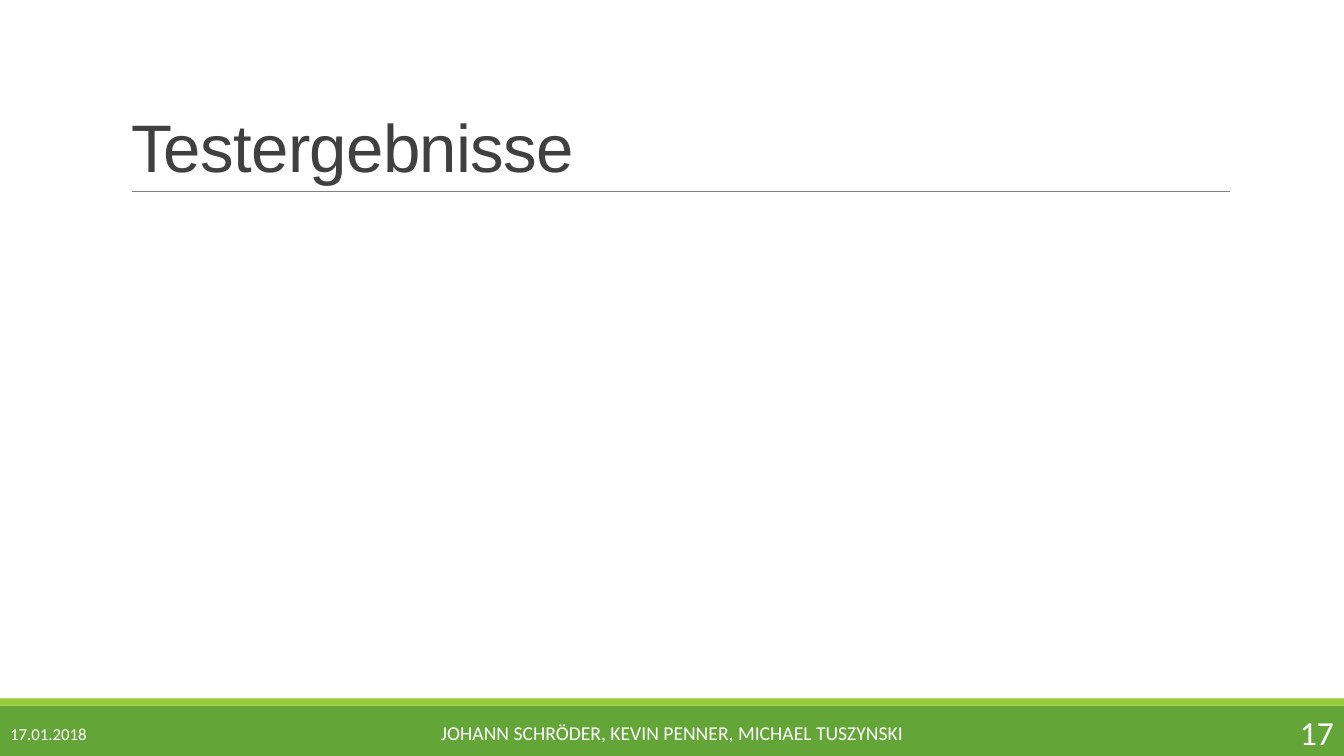
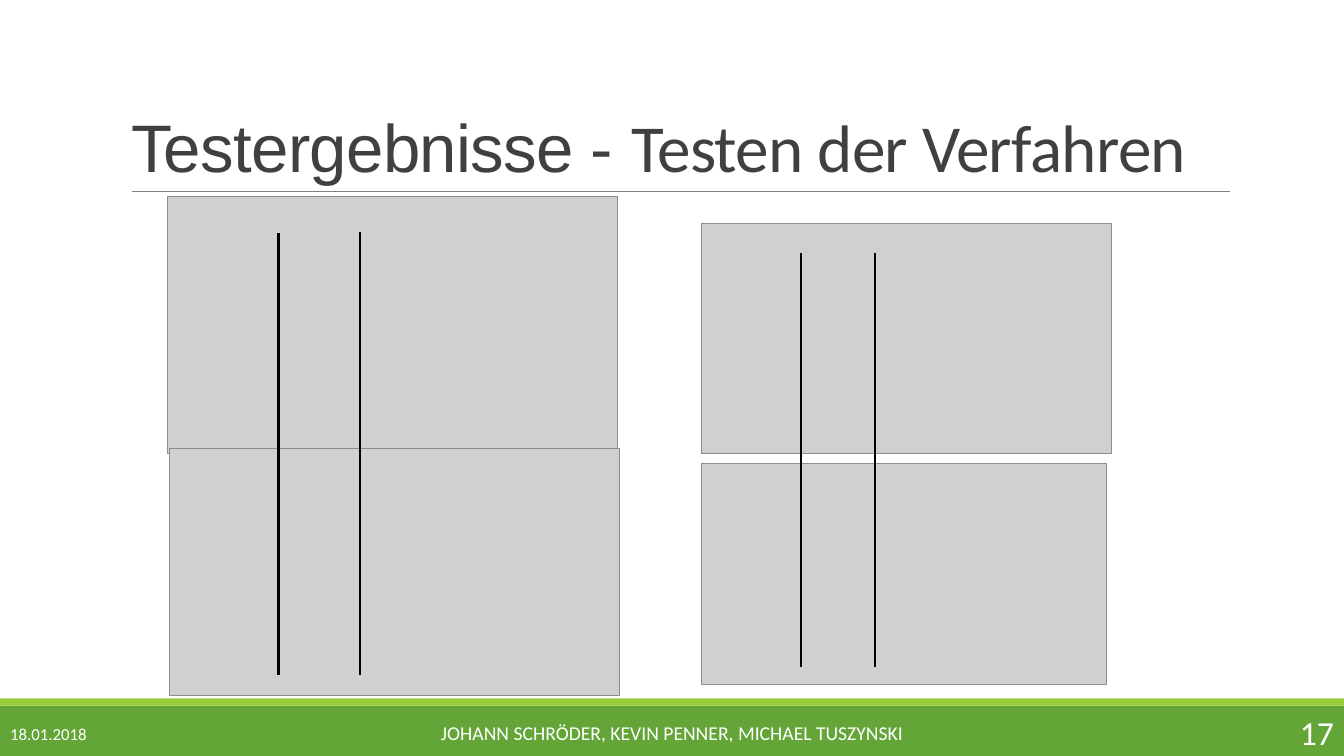
Before and after one commit to jschroeder89/genetic_algorithm, a slide deck: slide 17 of Präsentation/BMO_Genetischer_Algorithmus_JKM.pptx. Drawn at 1344x756 pixels with LibreOffice and Linux fonts; fonts in the diff are those of the drawing; grey boxes stand for pictures. Boxes give left, top, right and bottom in pixels: in the first picture for what was removed or moved away, otherwise in the second. Text is boxed around its words. In the diff, an @@ line names an element or a change of style, - is before the commit and + after.

Commit message:
Testergebnisse für mut_wk und cro_wk / Bilder für Präsentation

```diff
--- a/Präsentation/BMO_Genetischer_Algorithmus_JKM.pptx
+++ b/Präsentation/BMO_Genetischer_Algorithmus_JKM.pptx
@@ title at [131, 123, 1186, 185]: text changed; font Arial to Calibri @@
-Testergebnisse
+Testergebnisse - Testen der Verfahren
@@ picture added at [167, 197, 618, 454] @@
@@ line added from (278, 233) to (278, 676), #000000 1.5 pt @@
@@ line added from (360, 233) to (360, 676), #000000 1.5 pt @@
@@ picture added at [702, 224, 1111, 454] @@
@@ line added from (802, 253) to (802, 667), #000000 1.5 pt @@
@@ line added from (875, 253) to (875, 667), #000000 1.5 pt @@
@@ picture added at [169, 449, 620, 696] @@
@@ picture added at [702, 464, 1107, 686] @@
@@ text at [10, 728, 86, 740]: text changed @@
-17.01.2018
+18.01.2018
```
Also in this commit, not shown: 17 other slides changed, 2 slides added, 24 other files.
